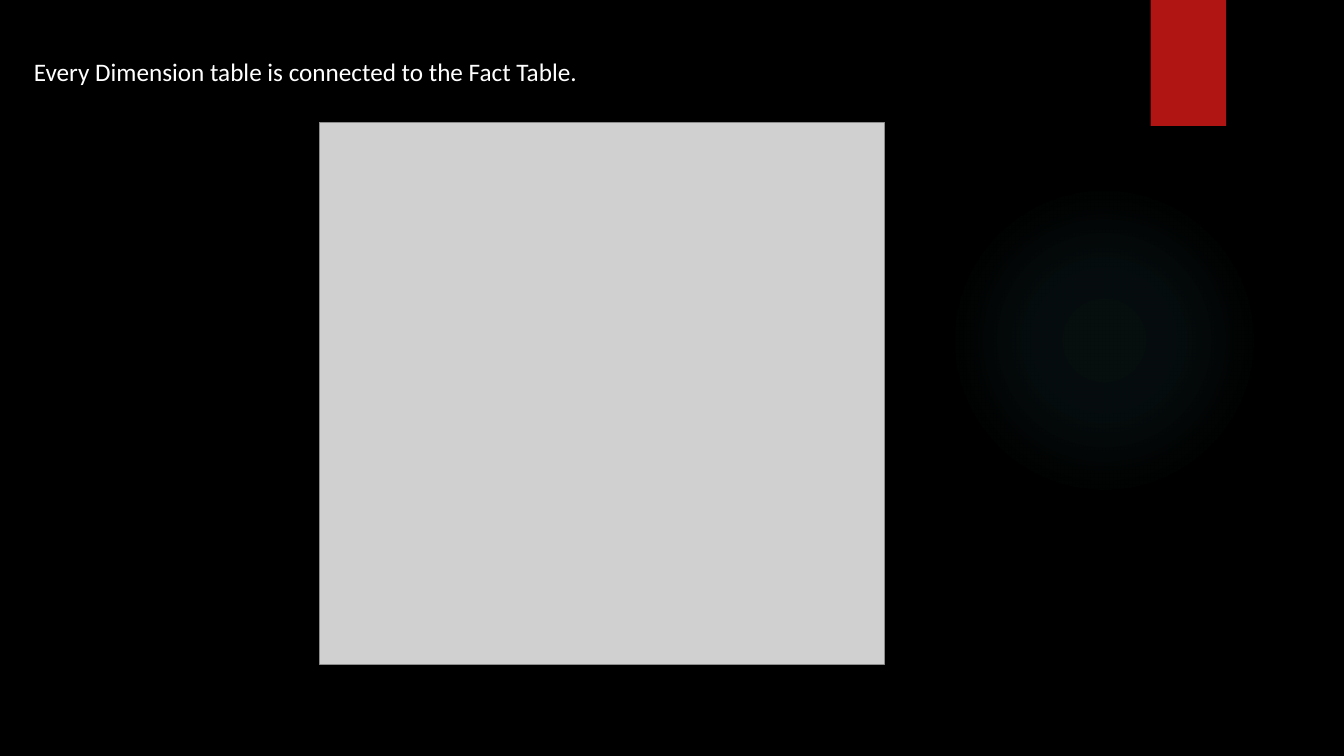
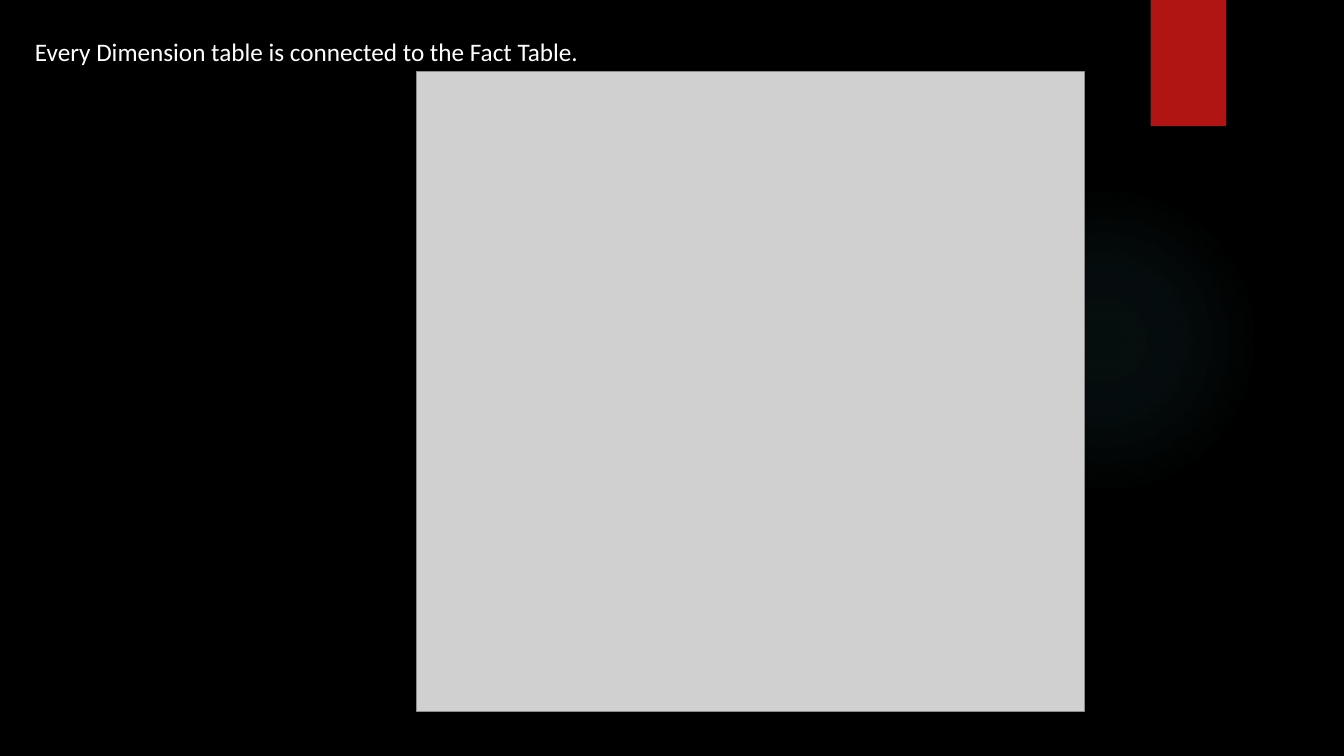
Before and after one commit to SHIVRAJSHINDE/Ethans, a slide deck: slide 22 of 19/3 Power Bi/Power Bi.pptx. Drawn at 1344x756 pixels with LibreOffice and Linux fonts; fonts in the diff are those of the drawing; grey boxes stand for pictures; background and template pictures are left out. Boxes give left, top, right and bottom in pixels: in the first picture for what was removed or moved away, otherwise in the second. Text is boxed around its words. In the diff, an @@ line names an element or a change of style, - is before the commit and + after.

```diff
--- a/19/3 Power Bi/Power Bi.pptx
+++ b/19/3 Power Bi/Power Bi.pptx
@@ text "Every Dimension table is connected ...": place and size @@
-text "Every Dimension table is connected ..." at box(34, 63, 576, 85)
+text "Every Dimension table is connected ..." at box(35, 43, 578, 65)
@@ picture: place and size @@
-picture at box(320, 122, 884, 664)
+picture at box(416, 72, 1084, 711)
```
Also in this commit, not shown: 3 other slides changed, 47 other files.
